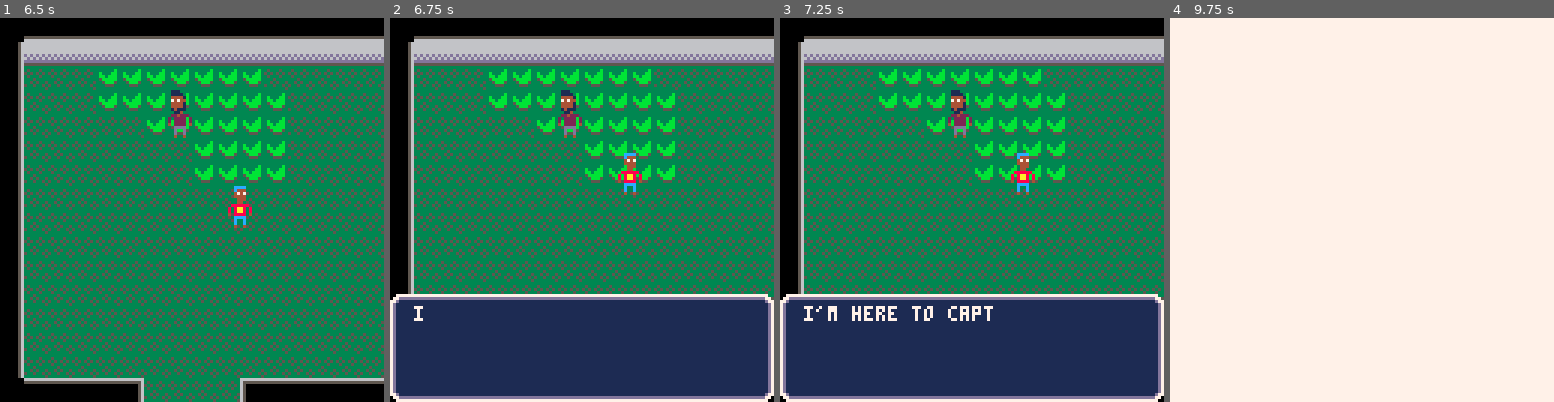
Above: before the commit, frames 1-4 (left to right).
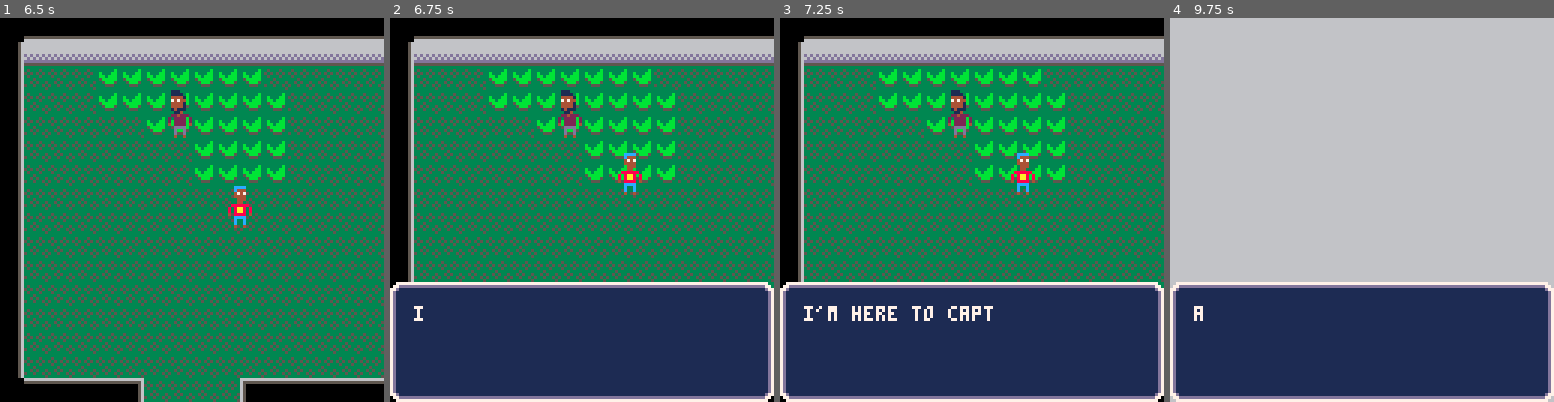
Above: after the commit, the same moments.

Repository: ambocclusion/dads-safari-pico8
Game: PICO-8 cartridge ld35.p8
Same seed, same stepped clock (60 frames per second), same inputs: the game is played once before the commit and once after it.
Inputs:
- Up to frame 1 (6.5 s): tap O (Z key) at 0.33, 1.07, 2.22, 3.72, 5.22 s; tap Down at 0.7 s; hold Up 1.97-2.63 s; hold Right 2.68-3.02 s; hold Down 3.07-3.73 s; hold Left 3.78-4.12 s; hold Up 4.17-4.5 s; hold Left 4.55-5.05 s; hold Right 5.1-5.93 s; hold Up from 5.98 s (still down)
- Up to frame 2 (6.75 s): release Up at 6.65 s; hold Right from 6.7 s (still down); tap O (Z key) at 6.72 s
- Up to frame 3 (7.25 s): release Right at 7.03 s; hold Down from 7.08 s (still down)
- Up to frame 4 (9.75 s): release Down at 7.75 s; hold Left 7.8-8.13 s; hold Up 8.18-8.52 s; tap O (Z key) at 8.22, 9.72 s; hold Left 8.57-9.07 s; hold Right from 9.12 s (still down)

Frame 1 is identical in both runs. In frame 2, 4.7% of the frame differs, in the area x 0-100%, y 68-75%; in frame 3, 4.7%; in frame 4, 98%, in the area x 0-100%, y 0-100%.

Commit message:
More progress

Diff:
--- a/ld35.p8
+++ b/ld35.p8
@@ -38,15 +39,23 @@
 	add(battlesprites,actor[1])
 	add(battlesprites,a)
 
-	battlesprites[1].bsx=-32
-	battlesprites[1].bsy=92
-
-	battlesprites[2].bsx=132
-	battlesprites[2].bsy=24
+	battlesprites[1].bsx=132
+	battlesprites[1].bsy=48
+
+	battlesprites[2].bsx=-32
+	battlesprites[2].bsy=8
+
+	start_dialogue({"a wild dad appears!"})
+
 end
 
 function start_anims(a1,a2)
-	a1.bsx=movetowards(a1.bsx, 32, 1)
+	local dest1=12
+	local dest2=84
+	a1.bsx=movetowards(a1.bsx, dest1, 1.5)
+	a2.bsx=movetowards(a2.bsx, dest2, 1.5)
+
+	if(a1.bsx==dest1 and a2.bsx==dest2) battle_starting=false
 end
 
 function battle_mode()
@@ -57,8 +66,14 @@
 
 function draw_battle()
 	camera(0,0)
-	rectfill(0,0,128,128, 7)
-	foreach(battlesprites, function(a) spr(a.sp, a.bsx, a.bsy, 1, 2, 0,0) end)
+	if(battle_starting) then
+		rectfill(0,0,128,128, 6)
+	else
+		rectfill(0,0,128,128, 7)
+	end
+	zspr(battlesprites[1].sp,battlesprites[1].spw,battlesprites[1].sph,battlesprites[1].bsx,battlesprites[1].bsy,4,true)
+	zspr(battlesprites[2].sp,battlesprites[2].spw,battlesprites[2].sph,battlesprites[2].bsx,battlesprites[2].bsy,3,false)
+	if(indialogue) draw_dialogue_box(0,88,15,2)
 end
 
 --start dialogue system
@@ -100,38 +115,42 @@
 	call_dialogue()
 end
 
-function draw_dialogue_box()
+function draw_box_bg(px,py,w,h)
+	--draw corners
+	spr(14,px, py, 1,1)
+	spr(14,px+(8*w), py, 1,1,true)
+	spr(14,px, py+(8*(h+2)), 1,1,false,true)
+	spr(14,px+(8*w), py+(8*(h+2)), 1,1,true,true)
+	--draw horizontal
+	for i=0,w-2,1 do
+		spr(15,px+((i+1)*8), py, 1,1)
+	end
+	for i=0,w-2,1 do
+		spr(15,px+((i+1)*8), py+(8*(h+2)), 1,1,false,true)
+	end
+	for i=0,h,1 do
+		spr(30,px, py+(((i+1)*8)), 1,1,false,true)
+	end
+	for i=0,h,1 do
+		spr(30,px+(8*w), py+(((i+1)*8)), 1,1,true,true)
+	end
+	for x=0,w-2,1 do
+		for y=0,h,1 do
+			spr(31,px+((x+1)*8), py+(((y+1)*8)), 1,1,false,true)
+		end
+	end
+end
+
+function draw_dialogue_box(px,py,w,h)
 	if(dispdiag!=currdiag) then
 		local c = getsubstring(currdiag,di)
 		dispdiag=c
 		di+=1
 		sfx(01)
 	end
-	--draw corners
-	spr(14,actor[2].x, actor[2].y+92, 1,1)
-	spr(14,actor[2].x+120, actor[2].y+92, 1,1,true)
-	spr(14,actor[2].x, actor[2].y+120, 1,1,false,true)
-	spr(14,actor[2].x+120, actor[2].y+120, 1,1,true,true)
-	--draw horizontal
-	for i=0,13,1 do
-		spr(15,actor[2].x+((i+1)*8), actor[2].y+92, 1,1)
-	end
-	for i=0,13,1 do
-		spr(15,actor[2].x+((i+1)*8), actor[2].y+120, 1,1,false,true)
-	end
-	for i=0,2,1 do
-		spr(30,actor[2].x, actor[2].y+(92 + (((i+1)*8))), 1,1,false,true)
-	end
-	for i=0,2,1 do
-		spr(30,actor[2].x+120, actor[2].y+(92 + (((i+1)*8))), 1,1,true,true)
-	end
-	for x=0,13,1 do
-		for y=0,2,1 do
-			spr(31,actor[2].x+((x+1)*8), actor[2].y+(92 + (((y+1)*8))), 1,1,false,true)
-		end
-	end
-	if(dispdiag==currdiag)	spr(47,actor[2].x+116, actor[2].y+116)
-	print(dispdiag,actor[2].x+8, actor[2].y+96,7)
+	draw_box_bg(px,py,w,h)
+	if(dispdiag==currdiag)	spr(47,px+116, py+116)
+	print(dispdiag,px+8, py+8,7)
 end
 
 function manage_talker(a)
@@ -284,11 +303,11 @@
 		map(0,0,0,0,128,128)
 		foreach(actor,draw_actor)
 		camera(actor[2].x,actor[2].y)
+		if(indialogue) draw_dialogue_box(actor[2].x,actor[2].y+88,15,2)
 	else
 		draw_battle()
 	end
 	if(debug)debug_function()
-	if(indialogue) draw_dialogue_box()
 end
 
 function _init()
@@ -329,6 +348,18 @@
 	return false
 end
 
+function zspr(n,w,h,dx,dy,dz,flipx,flipy)
+
+	sx = 8 * (n % 16)
+	sy = 8 * flr(n / 16)
+	sw = 8 * w
+	sh = 8 * h
+	dw = sw * dz
+	dh = sh * dz
+
+	sspr(sx,sy,sw,sh, dx,dy,dw,dh,flipx,flipy)
+
+end
 
 --collision code
 
